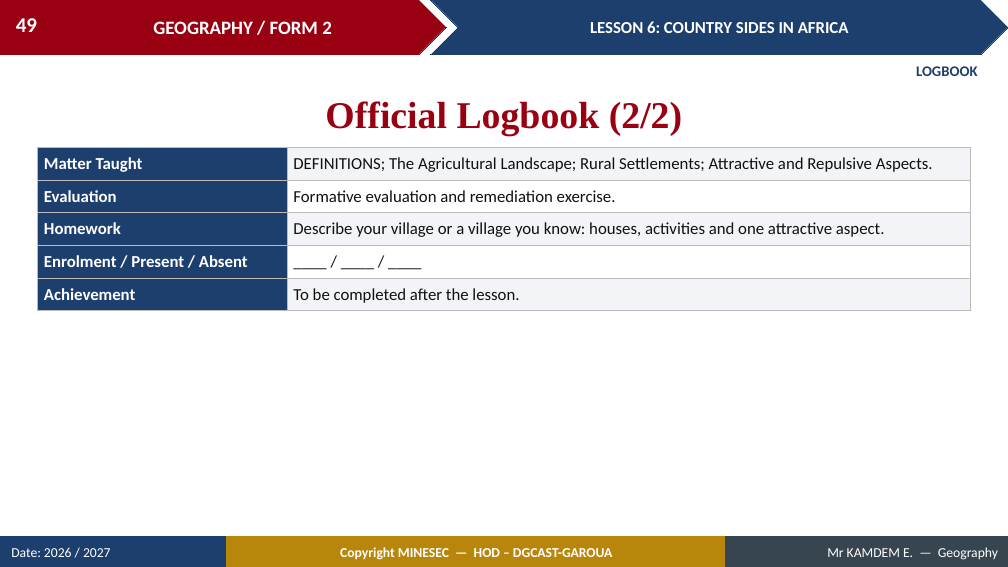
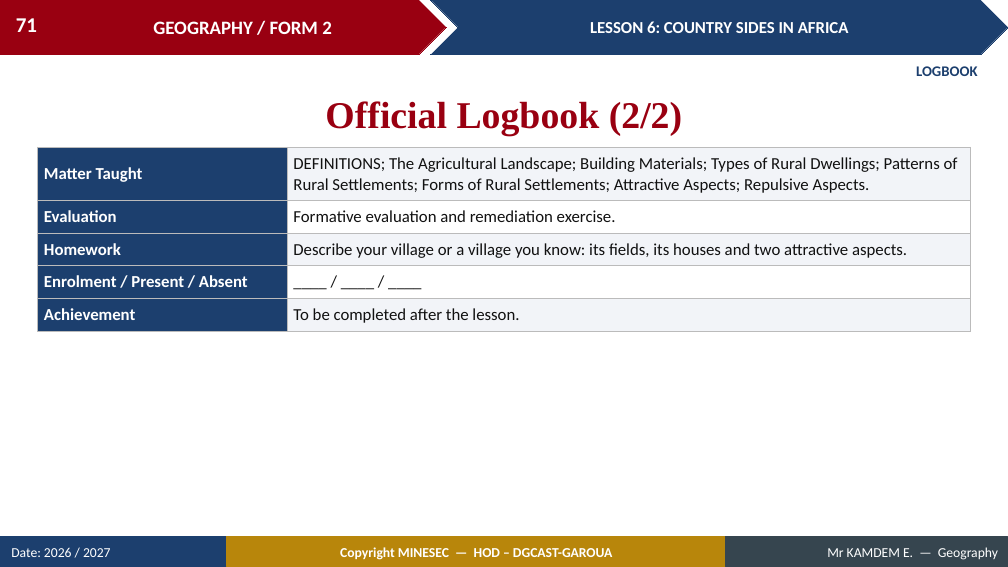
Before and after one commit to Berthautk/linea-github, a slide deck: slide 71 of lecons/F2/13_F2_M2_L06_Country_Sides_in_Africa.pptx (slide 49 before the commit). Drawn at 1008x567 pixels with LibreOffice and Linux fonts; fonts in the diff are those of the drawing. Boxes give left, top, right and bottom in pixels: in the first picture for what was removed or moved away, otherwise in the second. Text is boxed around its words. In the diff, an @@ line names an element or a change of style, - is before the commit and + after.

```diff
--- a/lecons/F2/13_F2_M2_L06_Country_Sides_in_Africa.pptx
+++ b/lecons/F2/13_F2_M2_L06_Country_Sides_in_Africa.pptx
@@ page number at <box>16,18,37,32</box>: text changed @@
-49
+71
@@ table at <box>38,147,970,327</box> @@
-row 1, column 2: DEFINITIONS; The Agricultural Landscape; Rural Settlements; Attractive and Repulsive Aspects.
+row 1, column 2: DEFINITIONS; The Agricultural Landscape; Building Materials; Types of Rural Dwellings; Patterns of Rural Settlements; Forms of Rural Settlements; Attractive Aspects; Repulsive Aspects.
-row 3, column 2: Describe your village or a village you know: houses, activities and one attractive aspect.
+row 3, column 2: Describe your village or a village you know: its fields, its houses and two attractive aspects.
```
Also in this commit, not shown: 24 other slides changed, 25 slides added, 2 slides removed, 21 other files.
